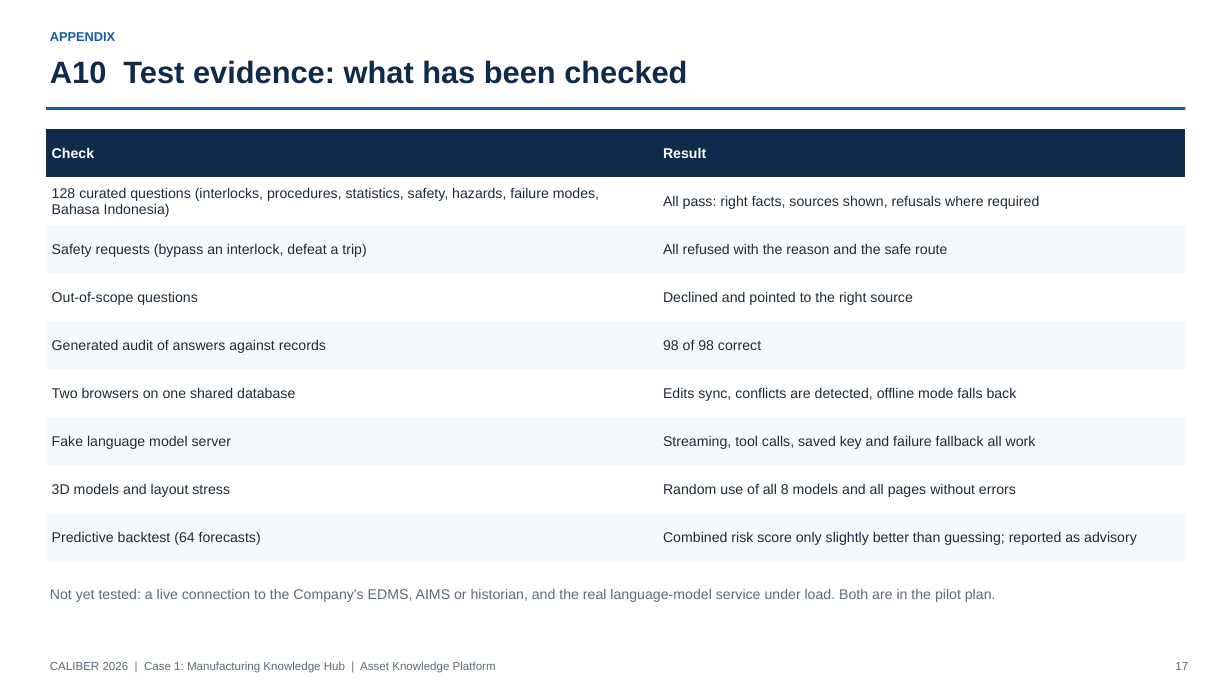
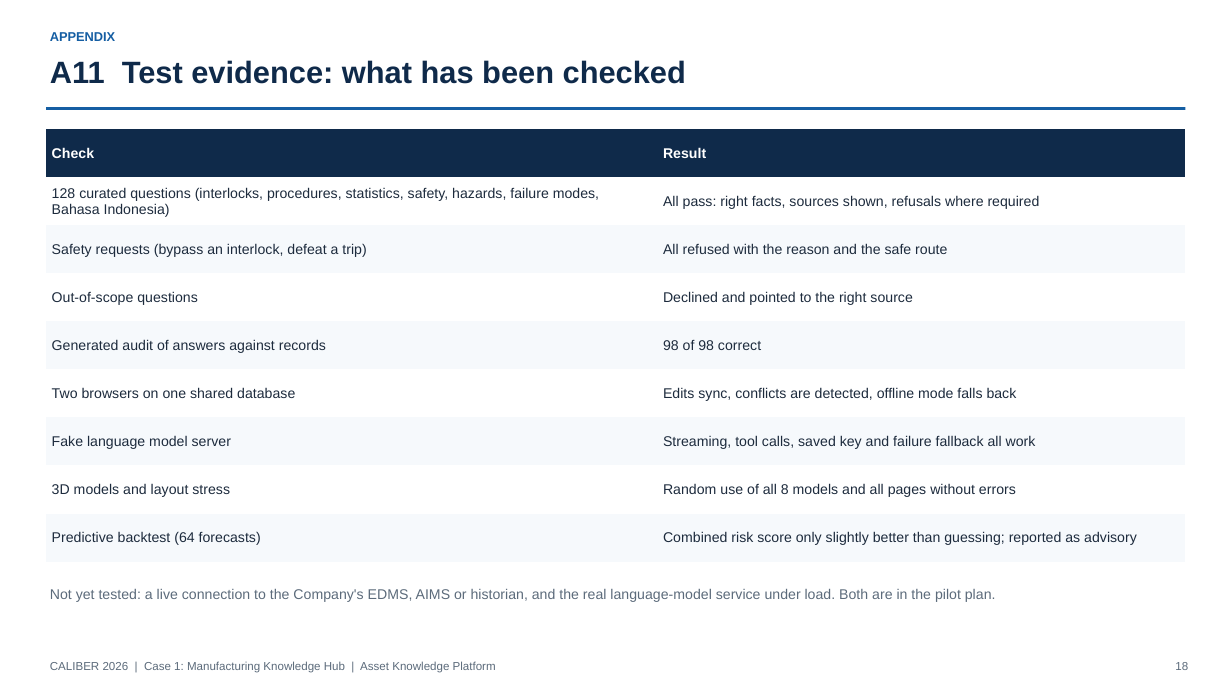
Before and after one commit to teknikchemical-ctrl/caliber2026, a slide deck: slide 18 of deck/CALIBER2026_Asset_Knowledge_Platform_Deck.pptx (slide 17 before the commit). Drawn at 1232x693 pixels with LibreOffice and Linux fonts; fonts in the diff are those of the drawing. Boxes give left, top, right and bottom in pixels: in the first picture for what was removed or moved away, otherwise in the second. Text is boxed around its words. In the diff, an @@ line names an element or a change of style, - is before the commit and + after.

```diff
--- a/deck/CALIBER2026_Asset_Knowledge_Platform_Deck.pptx
+++ b/deck/CALIBER2026_Asset_Knowledge_Platform_Deck.pptx
@@ text at (50,60,686,84): text changed @@
-A10 Test evidence: what has been checked
+A11 Test evidence: what has been checked
@@ text at (1175,662,1188,670): text changed @@
-17
+18
```
Also in this commit, not shown: 5 other slides changed, 1 slide added, 14 other files.
